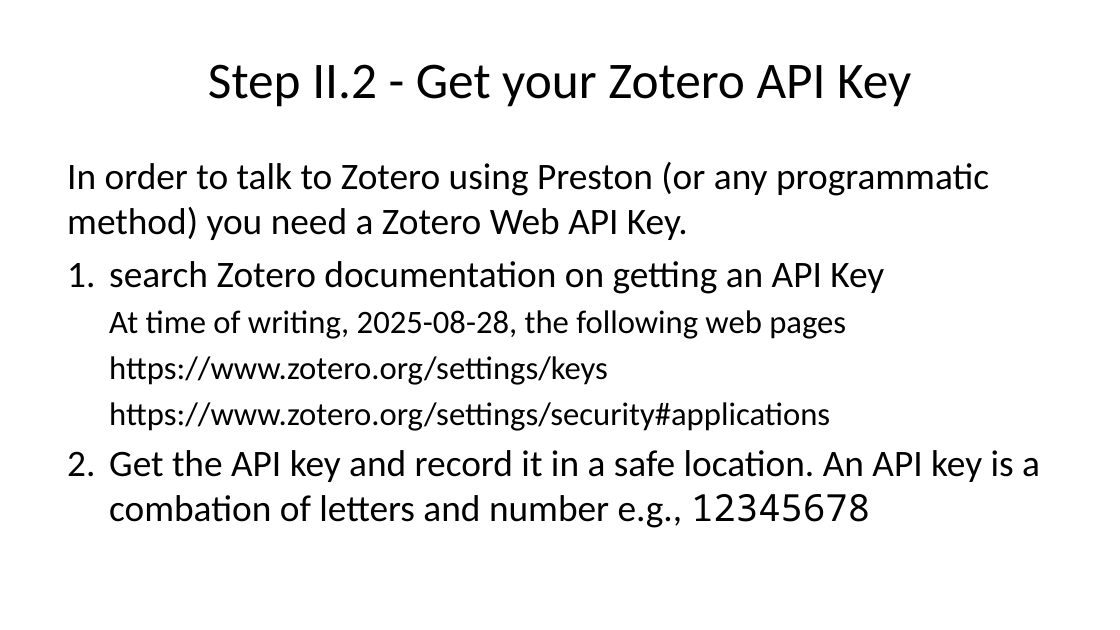
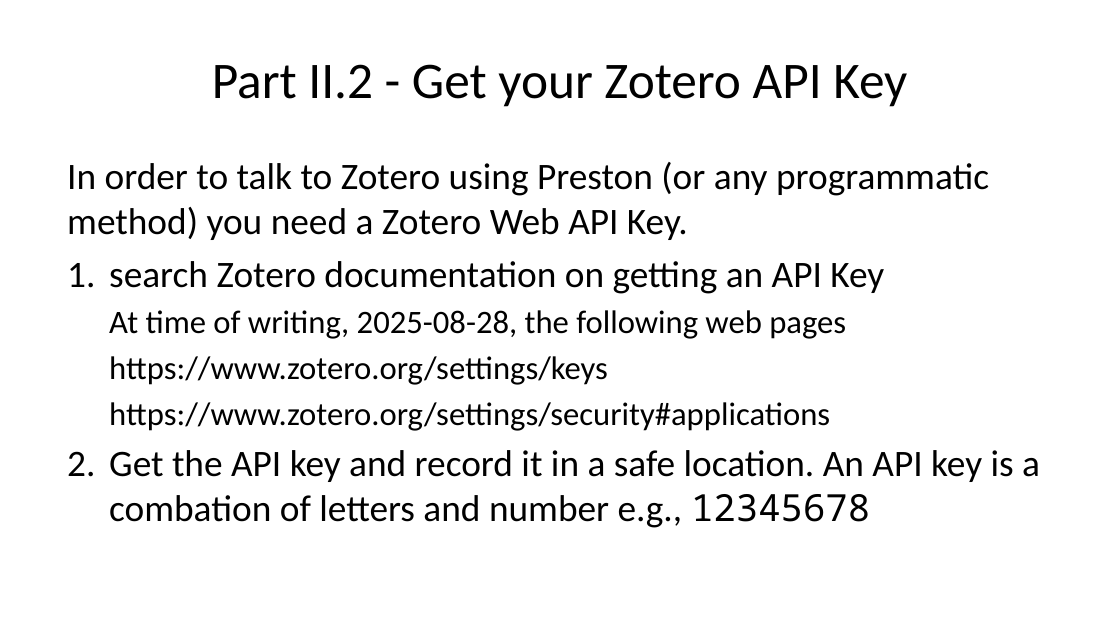
Before and after one commit to bat-literature/bat-literature.github.io, a slide deck: slide 23 of workshop.pptx. Drawn at 1120x630 pixels with LibreOffice and Linux fonts; fonts in the diff are those of the drawing. Boxes give left, top, right and bottom in pixels: in the first picture for what was removed or moved away, otherwise in the second. Text is boxed around its words. In the diff, an @@ line names an element or a change of style, - is before the commit and + after.

```diff
--- a/workshop.pptx
+++ b/workshop.pptx
@@ title at (212, 64, 907, 107): text changed @@
-Step II.2 - Get your Zotero API Key
+Part II.2 - Get your Zotero API Key
```
Also in this commit, not shown: 17 other slides changed, 3 other files.
